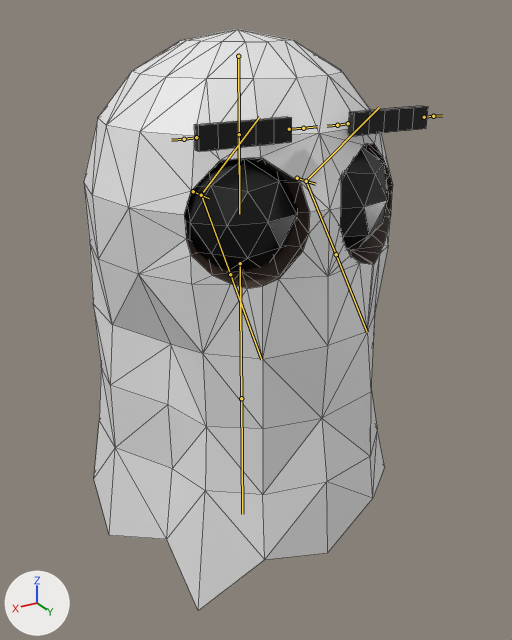
The FBX model Assets/3DAssets/Character/GhostMale/ghost.fbx: old version first, new version second.
Both versions are drawn from a camera (50 mm lens) standing at (2.28, 4.0, 2.32) and looking at (-0.06, 0.11, 0.37). Lighting does not change. The marker at lower left points along +X, +Y and +Z. The bones that bend it are drawn over the model as lines. Mesh edges are drawn as thin lines.

The first picture shows 'Ghost'.
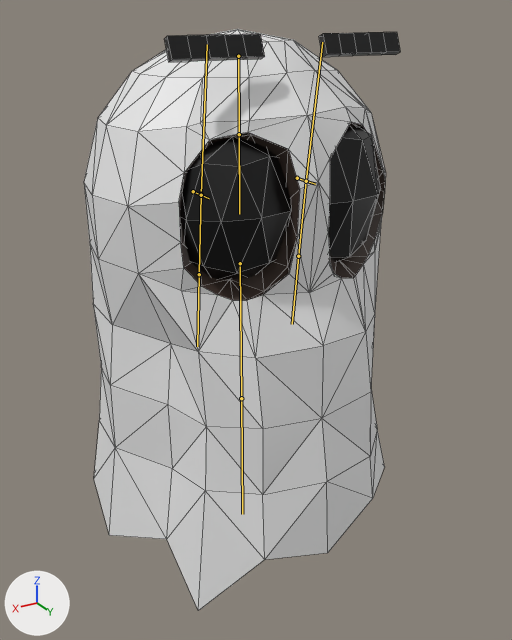
The newer file adds an action. The first version stands in its rest pose; the second is drawn at frame 1 of the action 'Armature|Emotion_Surprised'.

Changed parts and their boxes [x1, y1, x2, y2] in the pictures (512 x 640 px):
'Ghost', posed (8% narrower)
    before: [84, 29, 428, 611]
    after: [84, 29, 400, 611]
bone 'upper_eye_left', root to tip
    before: (306, 181) to (379, 107)
    after: (306, 181) to (322, 42)
bone 'lower_eye_left', root to tip
    before: (306, 181) to (336, 254)
    after: (306, 181) to (298, 256)
bone 'upper_eye_right', root to tip
    before: (201, 195) to (259, 117)
    after: (201, 195) to (207, 44)
bone 'lower_eye_right', root to tip
    before: (201, 194) to (230, 274)
    after: (201, 194) to (199, 274)

The change in detail:
Bone 'upper_eye_left' (bone_upper_eye_left) turns from (0, 0, 0) to (-43, 0, 0) degrees about its own x, y and z.
Bone 'brown_left_inner' (bone_brown_left_inner) moves from (0.0, 0.0, 0.0) to (0.245, 0.019, -0.371).
Bone 'brown_left_outer' (bone_brown_left_outer) moves from (0.0, 0.0, 0.0) to (-0.371, 0.0, 0.246).
Bone 'lower_eye_left' (bone_lower_eye_left) turns from (0, 0, 0) to (48, 0, 0) degrees about its own x, y and z.
Bone 'upper_eye_right' (bone_upper_eye_right) turns from (0, 0, 0) to (-43, 0, 0) degrees about its own x, y and z.
Bone 'brown_right_inner' (bone_brown_right_inner) moves from (0.0, 0.0, 0.0) to (-0.371, 0.0, 0.246).
Bone 'brown_right_outer' (bone_brown_right_outer) moves from (0.0, 0.0, 0.0) to (0.246, 0.0, -0.371).
Bone 'lower_eye_right' (bone_lower_eye_right) turns from (0, 0, 0) to (48, 0, 0) degrees about its own x, y and z.
